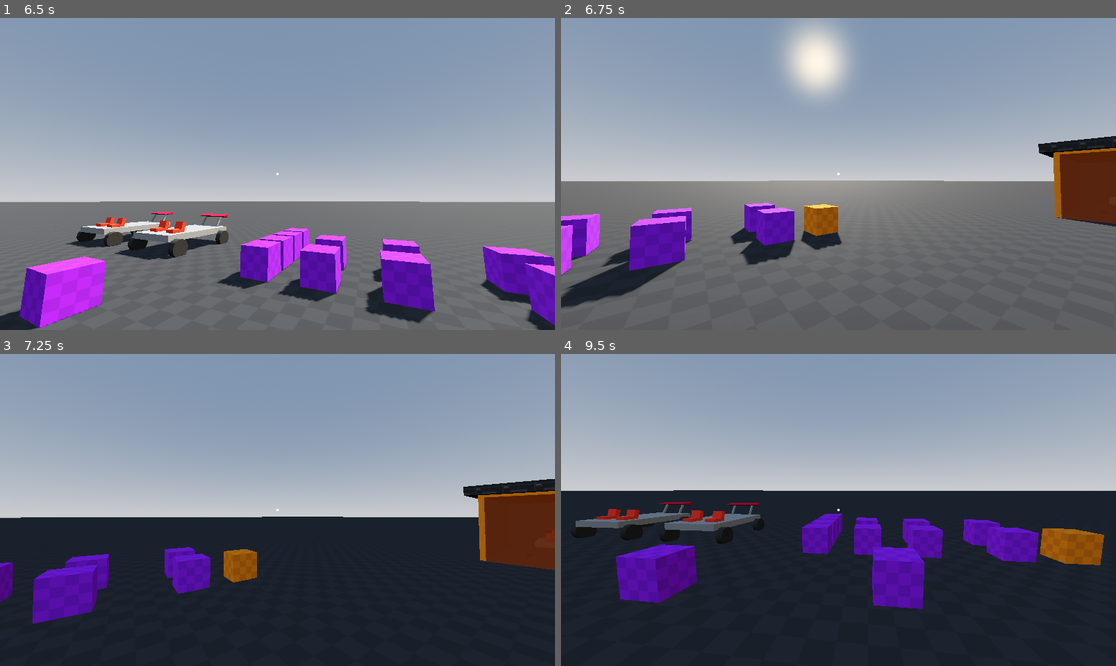
Above: before the commit, frames 1-4 (two rows, left to right).
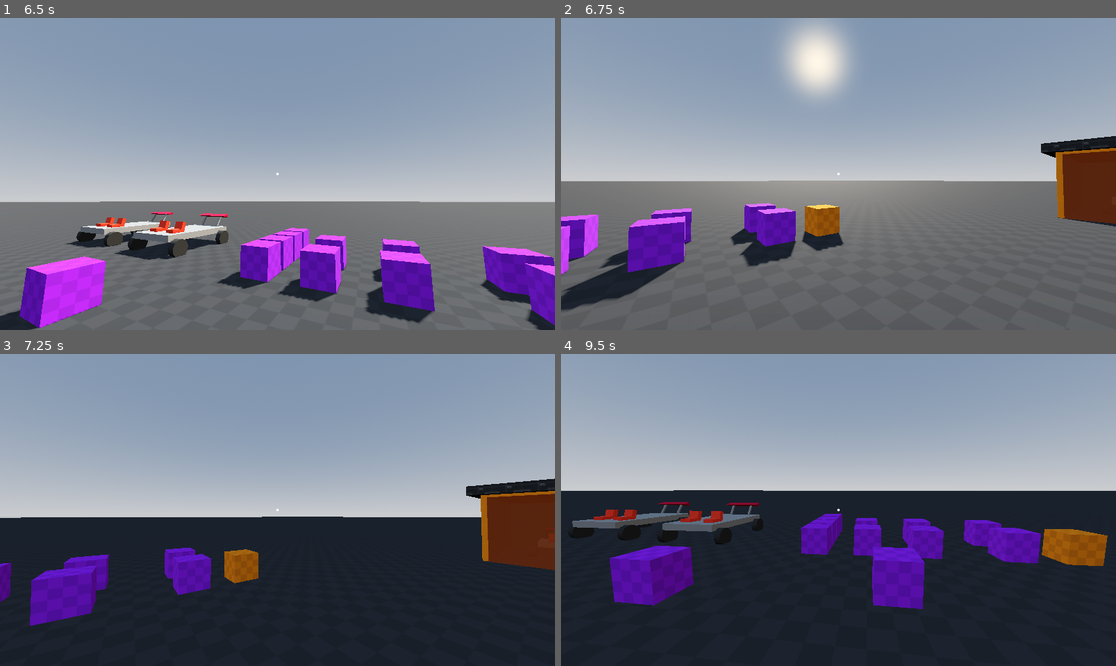
Above: after the commit, the same moments.

Repository: robb83/godot-multiplayer-sandbox-3d
Game: Godot game, scene res://scenes/levels/map_001.tscn
Two runs of this game, one before a commit and one after it. Both use one fixed random seed, a clock stepped at 60 frames per second and the inputs below. This scene is started directly instead of the project's main scene. Sound files missing from this copy of the repository are replaced by a short silence.
Inputs (mouse positions are in pixels of both pictures, inside the frame that each line leads up to):
- Up to frame 1 (6.5 s): move the mouse to (305, 174) at 0.52 s; hold P (admin_time_speedup) 0.53-5.78 s; click (305, 174) at 0.6 s; tap Space (move_jump) at 0.77, 1.52, 3.02, 3.77, 4.52, 6.02 s; move the mouse to (249, 174) at 1.27 s; right-click (249, 174) at 1.35 s; move the mouse to (288, 167) at 2.02 s; hold Ctrl (move_crouch) 2.03-2.78 s; tap Enter at 2.75 s; move the mouse to (271, 180) at 2.77 s; tap Shift (move_run) at 2.85 s; move the mouse to (316, 177) at 3.52 s; tap F (vehicle_hazard) at 3.6 s; move the mouse to (233, 170) at 4.27 s; tap K (vehicle_highbeam) at 4.35 s; move the mouse to (283, 174) at 5.02 s; hold H (vehicle_horn) 5.03-5.78 s; move the mouse to (255, 167) at 5.77 s; hold D (move_right) from 5.78 s (still down); tap L (vehicle_lights) at 5.85 s
- Up to frame 2 (6.75 s): move the mouse to (866, 174) at 6.52 s; release D (move_right) at 6.53 s; hold P (admin_time_speedup) from 6.53 s (still down); click (866, 174) at 6.6 s
- Up to frame 3 (7.25 s): keep holding P (admin_time_speedup); tap Space (move_jump) at 6.77 s
- Up to frame 4 (9.5 s): move the mouse to (810, 510) at 7.27 s; right-click (810, 510) at 7.35 s; tap Space (move_jump) at 7.52, 9.02 s; move the mouse to (849, 503) at 8.02 s; hold Ctrl (move_crouch) 8.03-8.78 s; move the mouse to (832, 516) at 8.77 s; release P (admin_time_speedup) at 8.78 s; hold A (move_left) from 8.78 s (still down); tap Shift (move_run) at 8.85 s

Frame 1 is identical in both runs. In frame 2, 1.2% of the frame differs, in the area x 0-100%, y 38-94%; in frame 3, 0.6%; in frame 4, 1.3%, in the area x 1-99%, y 47-82%.

Commit message:
fix: this will reduce the jitter or not

Diff:
--- a/objects/player.gd
+++ b/objects/player.gd
@@ -67,67 +67,68 @@
 		ray_cast_forward.visible = true
 		ray_cast_forward.enabled = true
 
+func _process(delta):
+	if is_multiplayer_authority():
+		if crouching and not player_input.crouching:
+			crouching = ray_cast_up.get_collider() != null
+		else:
+			crouching = player_input.crouching
+
+		camera.rotation.x = player_input.orientation.x
+		rotation.y = player_input.orientation.y
+
+		visual_eye_left.rotation.x = player_input.orientation.x
+		visual_eye_right.rotation.x = player_input.orientation.x
+
+		var cam_transform = camera.global_transform
+		held_object_position = cam_transform.origin + -cam_transform.basis.z * player_input.hold_distance
+		held_object_rotation = player_input.object_rotation
+
+		if vehicle_object:
+			crouching = true
+			position = position.move_toward(vehicle_object.to_global(vehicle_offset), 50 * delta)
+			rotation.y = player_input.orientation.y + vehicle_object.rotation.y
+	else:
+		if vehicle_object:
+			crouching = true
+			position = position.move_toward(vehicle_object.to_global(vehicle_offset), 50 * delta)
+			rotation.y = move_toward(rotation.y, wrapf(rotation.y + vehicle_object.rotation.y, -PI, PI), delta)
+
 func _physics_process(delta):
-	if is_multiplayer_authority():
-		_process_authority(delta)
-	else:
-		_process_clients(delta)
-
-func _process_clients(_delta):
-	_change_collision()
-
-func _process_authority(delta):
-	if crouching and not player_input.crouching:
-		crouching = ray_cast_up.get_collider() != null
-	else:
-		crouching = player_input.crouching
-
-	if vehicle_object:
-		crouching = true
 
 	_change_collision()
 
 	if not is_on_floor():
 		velocity.y -= gravity * delta
 
-	var cam_transform = camera.global_transform
-	held_object_position = cam_transform.origin + -cam_transform.basis.z * player_input.hold_distance
-	held_object_rotation = player_input.object_rotation
+	if vehicle_object:
+		return
+	else:
+		if is_multiplayer_authority():
+			if player_input.jumping and is_on_floor():
+				velocity.y = jump_force
+				player_input.jumping = false
 
-	camera.rotation.x = player_input.orientation.x
-	rotation.y = player_input.orientation.y
+			var target_speed = run_speed if player_input.running else walk_speed
+			if crouching:
+				target_speed = crouch_speed
 
-	visual_eye_left.rotation.x = player_input.orientation.x
-	visual_eye_right.rotation.x = player_input.orientation.x
+			current_speed = lerp(current_speed, target_speed, acceleration * delta)
 
-	if vehicle_object:
-		position = position.move_toward(vehicle_object.to_global(vehicle_offset), 100 * delta)
-		rotation.y = rotation.y + vehicle_object.rotation.y
-	else:
-		if player_input.jumping and is_on_floor():
-			velocity.y = jump_force
-			player_input.jumping = false
+			var direction = (transform.basis * Vector3(player_input.direction.x, 0, player_input.direction.y)).normalized()
+			if direction:
+				velocity.x = direction.x * current_speed
+				velocity.z = direction.z * current_speed
+			else:
+				if is_on_floor():
+					velocity.x = move_toward(velocity.x, 0, current_speed)
+					velocity.z = move_toward(velocity.z, 0, current_speed)
 
-		var target_speed = run_speed if player_input.running else walk_speed
-		if crouching:
-			target_speed = crouch_speed
+			#NOTE: first try to reduce big push from rigidbodies
+			if velocity.length() > max_velocity:
+				velocity = velocity.normalized() * max_velocity
 
-		current_speed = lerp(current_speed, target_speed, acceleration * delta)
-
-		var direction = (transform.basis * Vector3(player_input.direction.x, 0, player_input.direction.y)).normalized()
-		if direction:
-			velocity.x = direction.x * current_speed
-			velocity.z = direction.z * current_speed
-		else:
-			if is_on_floor():
-				velocity.x = move_toward(velocity.x, 0, current_speed)
-				velocity.z = move_toward(velocity.z, 0, current_speed)
-
-		#NOTE: first try to reduce big push from rigidbodies
-		if velocity.length() > max_velocity:
-			velocity = velocity.normalized() * max_velocity
-
-		move_and_slide()
+			move_and_slide()
 
 func _change_collision():
 	if crouching:
--- a/objects/player.tscn
+++ b/objects/player.tscn
@@ -8,28 +8,28 @@
 [sub_resource type="SceneReplicationConfig" id="SceneReplicationConfig_uxov2"]
 properties/0/path = NodePath(".:position")
 properties/0/spawn = true
-properties/0/replication_mode = 1
+properties/0/replication_mode = 2
 properties/1/path = NodePath(".:rotation")
 properties/1/spawn = true
-properties/1/replication_mode = 1
+properties/1/replication_mode = 2
 properties/2/path = NodePath(".:velocity")
 properties/2/spawn = true
-properties/2/replication_mode = 1
+properties/2/replication_mode = 2
 properties/3/path = NodePath(".:crouching")
 properties/3/spawn = true
-properties/3/replication_mode = 1
+properties/3/replication_mode = 2
 properties/4/path = NodePath("Visuals/VisualFace/VisualEyeLeft:rotation")
 properties/4/spawn = true
-properties/4/replication_mode = 1
+properties/4/replication_mode = 2
 properties/5/path = NodePath("Visuals/VisualFace/VisualEyeRight:rotation")
 properties/5/spawn = true
-properties/5/replication_mode = 1
+properties/5/replication_mode = 2
 properties/6/path = NodePath(".:held_object_position")
 properties/6/spawn = true
-properties/6/replication_mode = 1
+properties/6/replication_mode = 2
 properties/7/path = NodePath(".:held_object_rotation")
 properties/7/spawn = true
-properties/7/replication_mode = 1
+properties/7/replication_mode = 2
 
 [sub_resource type="SceneReplicationConfig" id="SceneReplicationConfig_nmc1l"]
 properties/0/path = NodePath(".:input_throttle")
--- a/objects/player_vehicle_input.gd
+++ b/objects/player_vehicle_input.gd
@@ -1,5 +1,7 @@
 extends Node
 class_name PlayerVehicleInput
+
+@onready var multiplayer_synchronizer: MultiplayerSynchronizer = $MultiplayerSynchronizer
 
 @export var player : Player = null
 @export var input_throttle : float = 0.0
@@ -11,6 +13,7 @@
 	set_process(get_multiplayer_authority() == multiplayer.get_unique_id())
 	set_physics_process(get_multiplayer_authority() == multiplayer.get_unique_id())
 	set_process_input(get_multiplayer_authority() == multiplayer.get_unique_id())
+	multiplayer_synchronizer.add_visibility_filter(func (id): return player.vehicle_driver )
 
 func _physics_process(delta: float):
 	_read_input()
--- a/objects/vehicle_car.gd
+++ b/objects/vehicle_car.gd
@@ -81,13 +81,13 @@
 
 func _process(_delta: float):
 	_handle_horn_sound()
+	_handle_lights(_delta)
+	_update_engine_sound(engine_rpm, engine_max_rpm)
 
 func _physics_process(delta):
 	_read_input()
 	_update_transmission(delta)
 	_apply_input(delta)
-	_handle_lights(delta)
-	_update_engine_sound(engine_rpm, engine_max_rpm)
 
 func _read_input():
 	if player_driver and is_instance_valid(player_driver):
--- a/objects/vehicle_car.tscn
+++ b/objects/vehicle_car.tscn
@@ -5,6 +5,7 @@
 [ext_resource type="AudioStream" uid="uid://cvwvcwvh4f0e8" path="res://assets/freesounds/748027__dmitry_mansurev64__sedan-engine-loop.ogg" id="2_i18a2"]
 [ext_resource type="Material" uid="uid://da3ial3wt8ruc" path="res://resources/vehicle_car_spoiler.tres" id="2_jossu"]
 [ext_resource type="AudioStream" uid="uid://ci51r5aooyvrf" path="res://assets/freesounds/434819__dersuperanton__blinker-in-car_edited.ogg" id="3_ijgw1"]
+[ext_resource type="CylinderMesh" uid="uid://c3gl8h1iruyig" path="res://resources/vehicle_car_wheel_mesh.tres" id="3_wucup"]
 [ext_resource type="AudioStream" uid="uid://bfhbun5gte4dq" path="res://assets/freesounds/828939__splicesound__1933-austin-10-clifton-roadster-horn_edited.ogg" id="4_xfqwl"]
 
 [sub_resource type="SceneReplicationConfig" id="SceneReplicationConfig_jossu"]
@@ -81,11 +82,6 @@
 [sub_resource type="BoxShape3D" id="BoxShape3D_3oxka"]
 size = Vector3(2.5, 0.3, 4)
 
-[sub_resource type="CylinderMesh" id="CylinderMesh_7vf3j"]
-top_radius = 0.4
-bottom_radius = 0.4
-height = 0.3
-
 [node name="VehicleCar" type="VehicleBody3D" unique_id=2060147052]
 mass = 1200.0
 angular_damp = 5.0
@@ -162,7 +158,7 @@
 
 [node name="WheelMesh" type="MeshInstance3D" parent="Wheel_FR" unique_id=1974899767]
 transform = Transform3D(-4.371139e-08, -1, 0, 1, -4.371139e-08, 0, 0, 0, 1, 0, 0, 0)
-mesh = SubResource("CylinderMesh_7vf3j")
+mesh = ExtResource("3_wucup")
 surface_material_override/0 = ExtResource("2_3oxka")
 
 [node name="Wheel_RL" type="VehicleWheel3D" parent="." unique_id=368176311]
@@ -177,7 +173,7 @@
 
 [node name="WheelMesh" type="MeshInstance3D" parent="Wheel_RL" unique_id=869193096]
 transform = Transform3D(-4.371139e-08, -1, 0, 1, -4.371139e-08, 0, 0, 0, 1, 0, 0, 0)
-mesh = SubResource("CylinderMesh_7vf3j")
+mesh = ExtResource("3_wucup")
 surface_material_override/0 = ExtResource("2_3oxka")
 
 [node name="Wheel_RR" type="VehicleWheel3D" parent="." unique_id=1234832852]
@@ -192,7 +188,7 @@
 
 [node name="WheelMesh" type="MeshInstance3D" parent="Wheel_RR" unique_id=1826255058]
 transform = Transform3D(-4.371139e-08, -1, 0, 1, -4.371139e-08, 0, 0, 0, 1, 0, 0, 0)
-mesh = SubResource("CylinderMesh_7vf3j")
+mesh = ExtResource("3_wucup")
 surface_material_override/0 = ExtResource("2_3oxka")
 
 [node name="Wheel_FL" type="VehicleWheel3D" parent="." unique_id=1836508783]
@@ -207,7 +203,7 @@
 
 [node name="WheelMesh" type="MeshInstance3D" parent="Wheel_FL" unique_id=675440159]
 transform = Transform3D(-4.371139e-08, -1, 0, 1, -4.371139e-08, 0, 0, 0, 1, 0, 0, 0)
-mesh = SubResource("CylinderMesh_7vf3j")
+mesh = ExtResource("3_wucup")
 surface_material_override/0 = ExtResource("2_3oxka")
 
 [node name="LightFrontRight" type="SpotLight3D" parent="." unique_id=575549530]
--- /dev/null
+++ b/resources/vehicle_car_wheel_mesh.tres
@@ -0,0 +1,6 @@
+[gd_resource type="CylinderMesh" format=3 uid="uid://c3gl8h1iruyig"]
+
+[resource]
+top_radius = 0.4
+bottom_radius = 0.4
+height = 0.3
